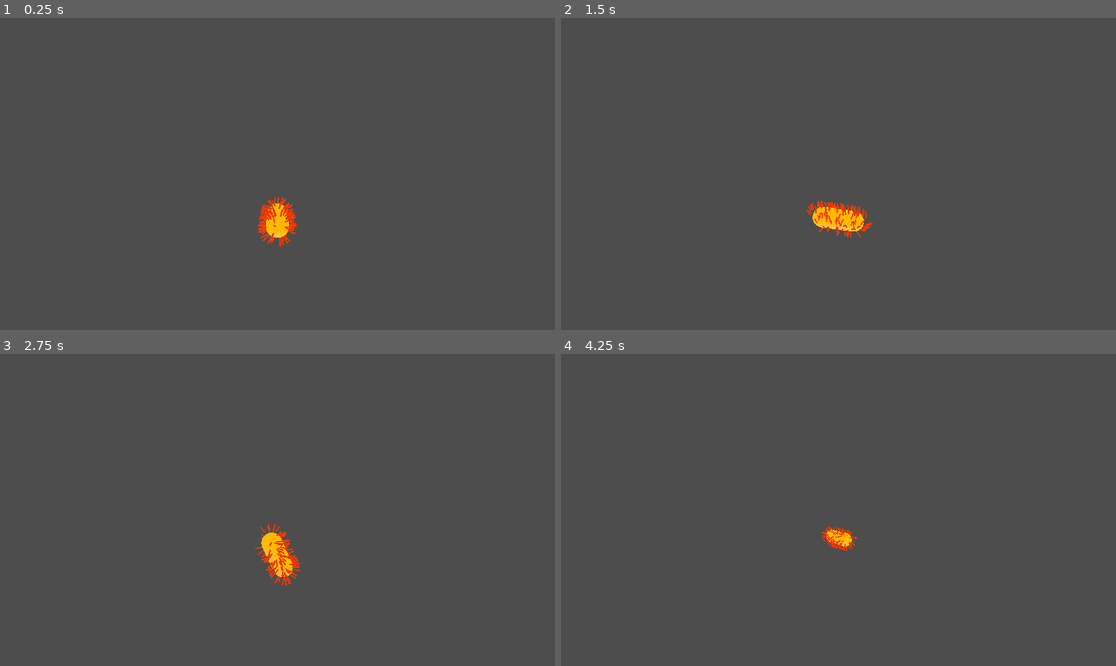
Above: before the commit, frames 1-4 (two rows, left to right).
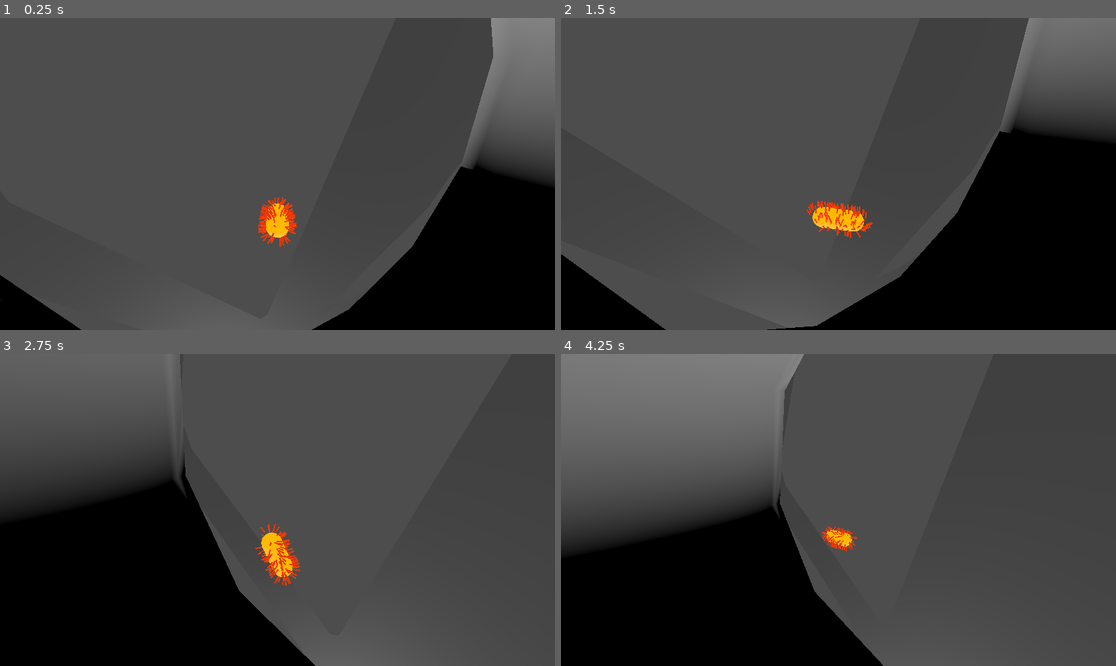
Above: after the commit, the same moments.

Repository: NR5P/bio-mission
Game: Godot game, scene res://main.tscn
Two runs of this game, one before a commit and one after it. Both use one fixed random seed, a clock stepped at 60 frames per second and the inputs below.
Inputs:
- Up to frame 1 (0.25 s): no input
- Up to frame 2 (1.5 s): hold D 0.53-1.28 s; hold Shift 0.53-1.28 s; tap Space at 0.77 s; hold Down from 1.28 s (still down); tap J at 1.35 s
- Up to frame 3 (2.75 s): tap Space at 1.52 s; release Down at 2.03 s; hold D from 2.03 s (still down); hold L from 2.03 s (still down)
- Up to frame 4 (4.25 s): release D at 2.78 s; release L at 2.78 s; hold Up 2.78-3.53 s; tap I at 2.85 s; tap Space at 3.02, 3.77 s; hold A from 3.53 s (still down); hold K from 3.53 s (still down)

The runs differ from the first frame. In frame 1, 19% of the frame differs, in the area x 0-100%, y 0-100%; in frame 2, 26%; in frame 3, 27%; in frame 4, 34%, in the area x 0-59%, y 0-100%.

Commit message:
inner tube

Diff:
--- a/main.tscn
+++ b/main.tscn
@@ -59,10 +59,12 @@
 transform = Transform3D(1, 0, 0, 0, 1, 0, 0, 0, 1, -319.9357, -7.6313675e-09, -0.17458534)
 curve = SubResource("Curve3D_ig7tw")
 
-[node name="VesselTubeVisual" type="CSGPolygon3D" parent="Vessel"]
+[node name="VesselCSG" type="CSGCombiner3D" parent="Vessel"]
+
+[node name="VesselOuter" type="CSGPolygon3D" parent="Vessel/VesselCSG"]
 polygon = PackedVector2Array(20, 0, 16.2, 11.8, 6.2, 19, -6.2, 19, -16.2, 11.8, -20, 0, -16.2, -11.8, -6.2, -19, 6.2, -19, 16.2, -11.8)
 mode = 2
-path_node = NodePath("../VesselPath")
+path_node = NodePath("../../VesselPath")
 path_interval_type = 0
 path_interval = 1.0
 path_simplify_angle = 0.0
@@ -73,3 +75,19 @@
 path_u_distance = 1.0
 path_joined = false
 smooth_faces = true
+
+[node name="VesselInner" type="CSGPolygon3D" parent="Vessel/VesselCSG"]
+operation = 2
+polygon = PackedVector2Array(18, 0, 14.58, 10.62, 5.58, 17.1, -5.58, 17.1, -14.58, 10.62, -18, 0, -14.58, -10.62, -5.58, -17.1, 5.58, -17.1, 14.58, -10.62)
+mode = 2
+path_node = NodePath("../../VesselPath")
+path_interval_type = 0
+path_interval = 1.0
+path_simplify_angle = 0.0
+path_rotation = 2
+path_rotation_accurate = false
+path_local = false
+path_continuous_u = true
+path_u_distance = 1.0
+path_joined = false
+smooth_faces = true
